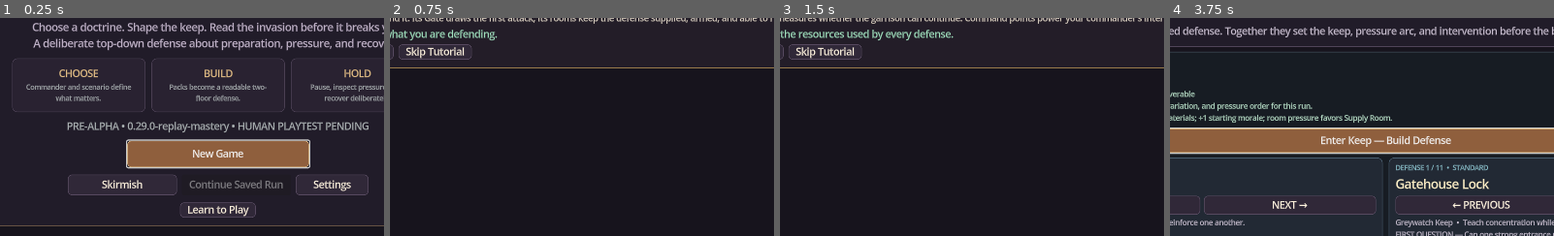
Above: before the commit, frames 1-4 (left to right).
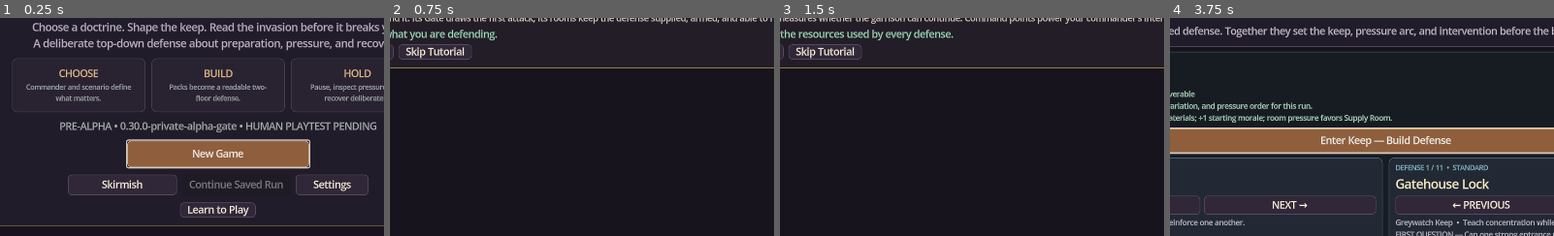
Above: after the commit, the same moments.

Repository: raphaelroshan/pack-the-keep
Game: Godot game, scene res://scenes/Main.tscn
Two runs of this game, one before a commit and one after it. Both use one fixed random seed, a clock stepped at 60 frames per second and the inputs below.
Inputs:
- Up to frame 1 (0.25 s): no input
- Up to frame 2 (0.75 s): click "New Game" at 0.5 s
- Up to frame 3 (1.5 s): click "Continue" at 1.25 s
- Up to frame 4 (3.75 s): click "Continue" at 2 s; click "Show Objective" at 2.75 s; click "Skip Tutorial" at 3.5 s
The pictures show only the part of the screen within x 21-71%, y 41-91%; the shares and areas given below are measured in that part.

The runs differ from the first frame. In frame 1, 2.2% of the frame differs, in the area x 15-98%, y 47-53%; in frame 2, nothing differs; in frame 3, nothing differs; in frame 4, less than 0.1%.

Commit message:
ci: enforce private alpha readiness gate

Diff:
--- a/content/content_manifest.json
+++ b/content/content_manifest.json
@@ -1,7 +1,7 @@
 {
   "schema_version": 1,
   "game_id": "pack-the-keep",
-  "content_version": "0.29.0",
+  "content_version": "0.30.0",
   "p4_vertical_slice": {
     "status": "implemented",
     "scorecard": "each_resolved_wave_records_doctrine_outcome_damage_defeated_enemies_and_recovery_actions",
@@ -625,6 +625,16 @@
     "authority": "read_only_projection_over_existing_seed_variation_owned_packs_placed_categories_wave_history_and_scenario_report",
     "evidence": ["design/k7_replay_mastery_summary.md", "docs/k7_replay_mastery_verification.md", "tests/test_k7_replay_mastery.gd", "tests/test_k7_replay_mastery_ui.gd"],
     "next_slice": "k8_private_alpha_hardening"
+  },
+  "k8_private_alpha_hardening": {
+    "status": "implemented",
+    "gate": "content/k8_private_alpha_gate.json",
+    "areas": ["accessibility", "persistence", "controller_navigation", "audio_settings", "clean_install", "migration", "performance", "package_provenance", "failure_recovery", "known_limitations"],
+    "performance": "bounded_deterministic_scenario_resolution_and_2560x1440_large_text_refresh_workloads",
+    "release_boundary": "release_public_alpha_and_storefront_flags_remain_false_with_seven_human_gates_pending",
+    "packaged_validation": "clean_install_reinstall_stale_backup_missing_profile_and_upgrade_reports_are_rechecked_by_the_k8_gate",
+    "evidence": ["design/k8_private_alpha_gate.md", "docs/k8_private_alpha_gate_verification.md", "tests/test_k8_private_alpha_validator.py", "tests/test_k8_performance_budget.gd"],
+    "next_slice": "human_private_alpha_sessions_when_owner_schedules_them"
   },
   "campaign": {
     "title": "The Bell at Dusk",
--- a/content/gameplay_framework.json
+++ b/content/gameplay_framework.json
@@ -1,7 +1,7 @@
 {
   "schema_version": 1,
   "game_id": "pack-the-keep",
-  "framework_version": "0.29.0-replay-mastery",
+  "framework_version": "0.30.0-private-alpha-gate",
   "design_promise": "Choose a commander, open a coherent pack, arrange a readable keep, and adapt when a forecasted invasion tests the doctrine you chose.",
   "p0_alpha_foundation": {
     "status": "implemented",
--- /dev/null
+++ b/content/k8_private_alpha_gate.json
@@ -0,0 +1,37 @@
+{
+  "schema_version": 1,
+  "build_version": "0.30.0-private-alpha-gate",
+  "status": "automated_candidate",
+  "release_ready": false,
+  "public_alpha_ready": false,
+  "storefront_ready": false,
+  "required_areas": [
+    {"id": "accessibility", "status": "automated", "evidence": ["tests/test_p10_accessibility_preferences.gd", "tests/test_p48_responsive_layout.gd"]},
+    {"id": "persistence", "status": "automated", "evidence": ["tests/test_p12_save_recovery.gd", "tests/test_p12_settings_recovery.gd"]},
+    {"id": "controller_navigation", "status": "automated", "evidence": ["tests/test_p10_controller_scaling.gd", "src/platform/packaged_smoke.gd"]},
+    {"id": "audio_settings", "status": "automated", "evidence": ["tests/test_p10_display_audio_settings.gd", "tests/test_p35_battle_audio_cues.gd"]},
+    {"id": "clean_install", "status": "packaged", "evidence": ["tools/run_packaged_smoke.py", "tools/validate_p12_alpha.py"]},
+    {"id": "migration", "status": "packaged", "evidence": ["design/p14_packaged_lifecycle_safety.md", "src/platform/packaged_smoke.gd"]},
+    {"id": "performance", "status": "automated", "evidence": ["tests/test_k8_performance_budget.gd"]},
+    {"id": "package_provenance", "status": "packaged", "evidence": ["tests/test_release_identity.py", "docs/p47_self_contained_playtest_release_verification.md"]},
+    {"id": "failure_recovery", "status": "automated", "evidence": ["tests/test_p12_save_recovery.gd", "tests/test_p46_navigation_safety.gd"]},
+    {"id": "known_limitations", "status": "documented", "evidence": ["docs/private_alpha_known_limitations.md"]}
+  ],
+  "performance_budget": {
+    "simulation_runs": 40,
+    "simulation_budget_ms": 10000,
+    "ui_refreshes": 120,
+    "ui_budget_ms": 10000,
+    "scope": "headless deterministic scenario resolution and 2560x1440 large-text UI refresh; not a substitute for hardware frame-pacing review"
+  },
+  "pending_human_gates": [
+    "windows_gpu_presentation",
+    "physical_controller_matrix",
+    "procedural_audio_review",
+    "forced_close_recovery",
+    "signed_installer",
+    "storefront_launch",
+    "human_playtest"
+  ],
+  "known_limitations": "docs/private_alpha_known_limitations.md"
+}
--- a/content/p12_alpha_checklist.json
+++ b/content/p12_alpha_checklist.json
@@ -1,6 +1,6 @@
 {
   "schema_version": 1,
-  "build_version": "0.29.0-replay-mastery",
+  "build_version": "0.30.0-private-alpha-gate",
   "status": "candidate",
   "checks": [
     {"id": "windows_launch", "status": "implemented", "evidence": ["tests/test_release_identity.py", "tools/run_packaged_smoke.py", ".github/workflows/ci.yml"]},
--- a/content/p16_playtest_protocol.json
+++ b/content/p16_playtest_protocol.json
@@ -1,6 +1,6 @@
 {
   "schema_version": 1,
-  "build_version": "0.29.0-replay-mastery",
+  "build_version": "0.30.0-private-alpha-gate",
   "status": "ready_for_human_sessions",
   "release_ready": false,
   "minimum_completed_sessions": 4,
--- a/project.godot
+++ b/project.godot
@@ -6,7 +6,7 @@
 
 [application]
 config/name="Pack the Keep"
-config/version="0.29.0-replay-mastery"
+config/version="0.30.0-private-alpha-gate"
 run/main_scene="res://scenes/Main.tscn"
 config/features=PackedStringArray("4.3", "GL Compatibility")
 boot_splash/bg_color=Color(0.045, 0.04, 0.055, 1)
--- /dev/null
+++ b/tests/test_k8_performance_budget.gd
@@ -0,0 +1,76 @@
+extends SceneTree
+
+const PackKeepState = preload("res://src/core/keep_state.gd")
+
+var failures: Array[String] = []
+
+func _check(condition: bool, message: String) -> void:
+	if not condition:
+		failures.append(message)
+
+func _load_budget() -> Dictionary:
+	var parsed: Variant = JSON.parse_string(FileAccess.get_file_as_string("res://content/k8_private_alpha_gate.json"))
+	return parsed.get("performance_budget", {}) if parsed is Dictionary else {}
+
+func _finish_run(state: RefCounted) -> bool:
+	var guard: int = 0
+	while guard < 100:
+		guard += 1
+		if state.wave_active:
+			state.advance_wave(1.0)
+			continue
+		if state.last_outcome == "collapse" or (state.wave_index >= state.authored_wave_count() and not state.has_next_wave()):
+			return true
+		if state.repair_interval_active:
+			state.finish_repair_interval()
+			continue
+		state.start_wave(state.enemy_doctrine)
+	return false
+
+func _initialize() -> void:
+	var budget: Dictionary = _load_budget()
+	var simulation_runs: int = int(budget.get("simulation_runs", 0))
+	var simulation_budget_ms: int = int(budget.get("simulation_budget_ms", 0))
+	var simulation_started: int = Time.get_ticks_msec()
+	for index in range(simulation_runs):
+		var state: RefCounted = PackKeepState.new(9100 + index)
+		state.select_scenario("the_cut_standard")
+		state.open_pack("crossbow_watch")
+		state.place_piece("crossbow_patrol", Vector2i(1, 1), "upper")
+		state.place_piece("watch_banner", Vector2i(4, 1), "upper")
+		_check(_finish_run(state), "performance workload run %d should reach a terminal state" % index)
+	var simulation_elapsed: int = Time.get_ticks_msec() - simulation_started
+	_check(simulation_runs > 0 and simulation_budget_ms > 0, "simulation performance budget should be configured")
+	_check(simulation_elapsed <= simulation_budget_ms, "simulation workload exceeded %d ms budget: %d ms" % [simulation_budget_ms, simulation_elapsed])
+
+	root.size = Vector2i(2560, 1440)
+	var ui: Control = load("res://scenes/Main.tscn").instantiate()
+	root.add_child(ui)
+	await process_frame
+	await process_frame
+	ui.preferences_persistence_enabled = false
+	ui.display_application_enabled = false
+	ui._on_start_custom_setup()
+	ui._set_ui_scale(3)
+	var authoritative_before: String = JSON.stringify(ui.keep.serialize())
+	var ui_refreshes: int = int(budget.get("ui_refreshes", 0))
+	var ui_budget_ms: int = int(budget.get("ui_budget_ms", 0))
+	var ui_started: int = Time.get_ticks_msec()
+	for index in range(ui_refreshes):
+		ui._refresh_ui()
+		if index % 20 == 0:
+			await process_frame
+	var ui_elapsed: int = Time.get_ticks_msec() - ui_started
+	_check(ui_refreshes > 0 and ui_budget_ms > 0, "UI performance budget should be configured")
+	_check(ui_elapsed <= ui_budget_ms, "2560x1440 large-text UI refresh exceeded %d ms budget: %d ms" % [ui_budget_ms, ui_elapsed])
+	_check(JSON.stringify(ui.keep.serialize()) == authoritative_before, "performance refresh workload must not mutate authoritative state")
+	ui.queue_free()
+	await process_frame
+
+	if failures.is_empty():
+		print("K8 performance budget: PASS (%d runs in %d ms; %d UI refreshes in %d ms)" % [simulation_runs, simulation_elapsed, ui_refreshes, ui_elapsed])
+		quit(0)
+	else:
+		for failure in failures:
+			push_error(failure)
+		quit(1)
--- a/tools/ci_manifest.json
+++ b/tools/ci_manifest.json
@@ -1,7 +1,7 @@
 {
   "slug": "pack-the-keep",
   "display_name": "Pack the Keep",
-  "build_version": "0.29.0-replay-mastery",
+  "build_version": "0.30.0-private-alpha-gate",
   "godot_test": "res://tests/test_keep_state.gd",
   "primary_repo": "raphaelroshan/pack-the-keep",
   "release_platforms": ["steam", "epic-games-store"],
Not shown, changed: .github/workflows/ci.yml
Not shown, changed: .github/workflows/release.yml
Not shown, changed: README.md
Not shown, added: design/k8_private_alpha_gate.md
Not shown, changed: docs/agent_feeding_guide.md
Not shown, changed: docs/agent_handoff_roadmap.md
Not shown, changed: docs/ai_game_quality_execution_plan.md
Not shown, changed: docs/decision_log.md
Not shown, changed: docs/game_quality_transformation_plan.md
Not shown, changed: docs/internal_test_release.md
Not shown, added: docs/k8_private_alpha_gate_verification.md
Not shown, changed: docs/latest_test_report_2026-08-30.md
(and 5 more such lines)
